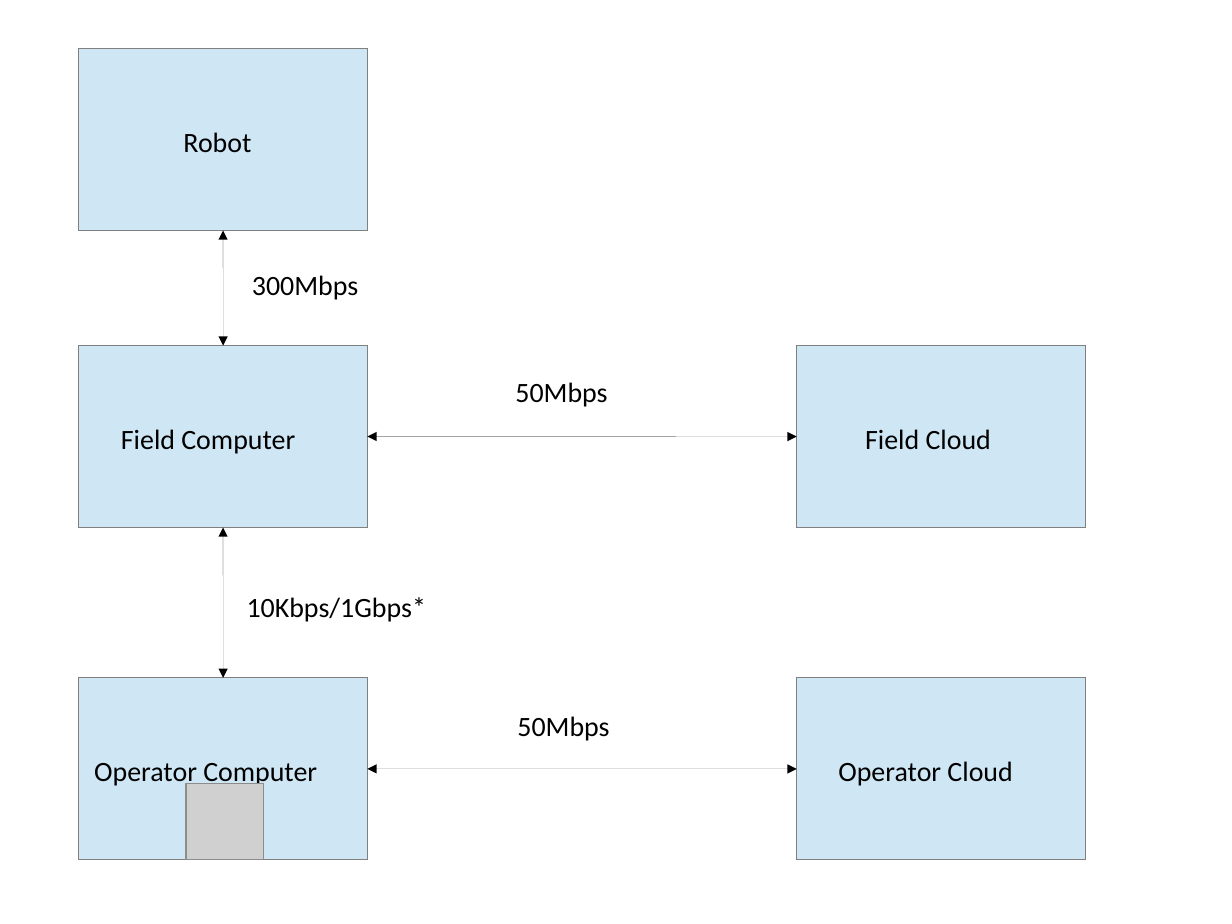
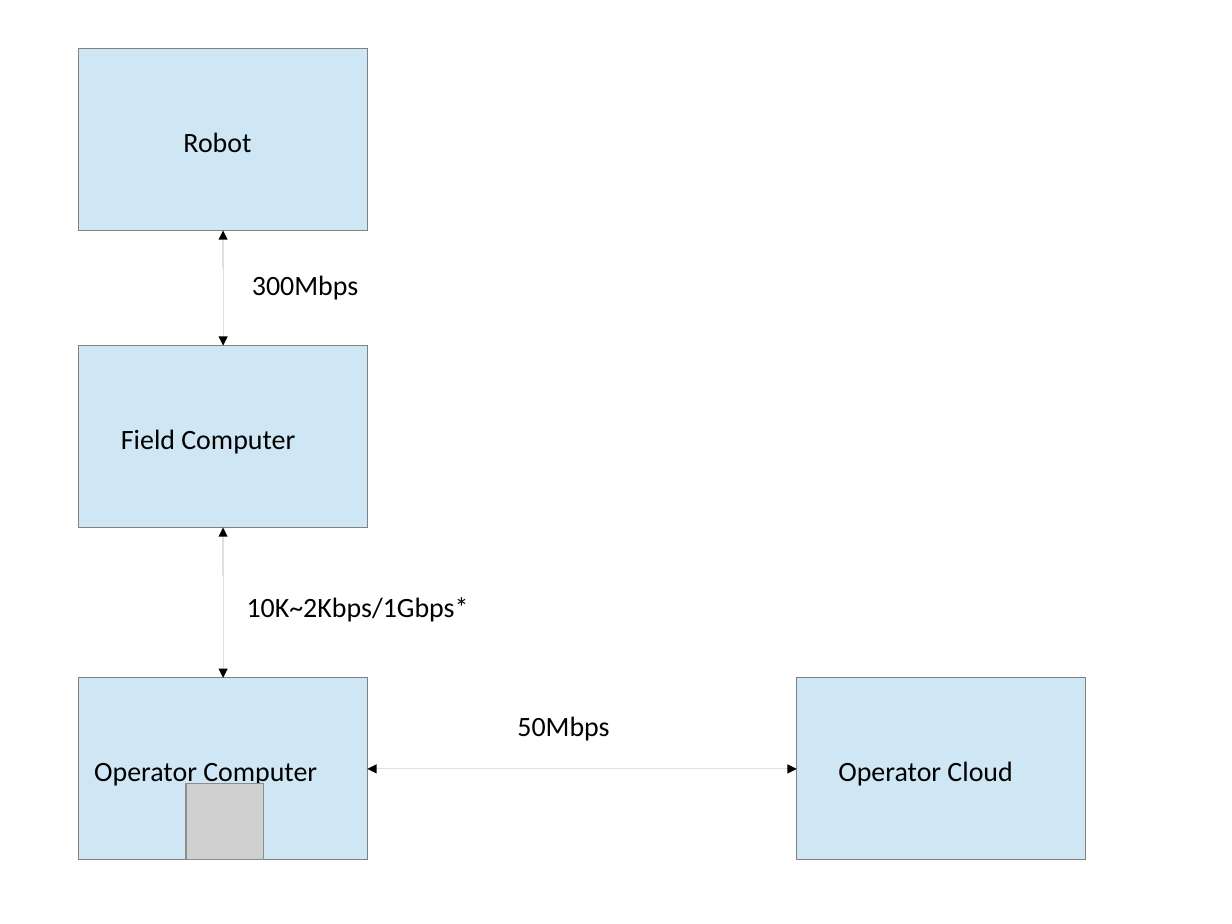
Before and after one commit to jsk-ros-pkg/jsk_demos, a slide deck: slide 1 of jsk_2015_06_hrp_drc/drc_network/images/network.odp. Drawn at 1232x924 pixels with LibreOffice and Linux fonts; fonts in the diff are those of the drawing; grey boxes stand for pictures. Boxes give left, top, right and bottom in pixels: in the first picture for what was removed or moved away, otherwise in the second. Text is boxed around its words. In the diff, an @@ line names an element or a change of style, - is before the commit and + after.

```diff
--- a/jsk_2015_06_hrp_drc/drc_network/images/network.odp
+++ b/jsk_2015_06_hrp_drc/drc_network/images/network.odp
@@ rectangle removed at box(797, 345, 1086, 528) @@
@@ text removed at box(515, 382, 607, 407) @@
-50Mbps
@@ double arrow removed from (368, 437) to (797, 437) @@
@@ text removed at box(865, 429, 991, 450) @@
-Field Cloud
@@ text at box(247, 597, 469, 622): text changed @@
-10Kbps/1Gbps*
+10K~2Kbps/1Gbps*
```
Also in this commit, not shown: 1 other slide changed, 3 other files.
